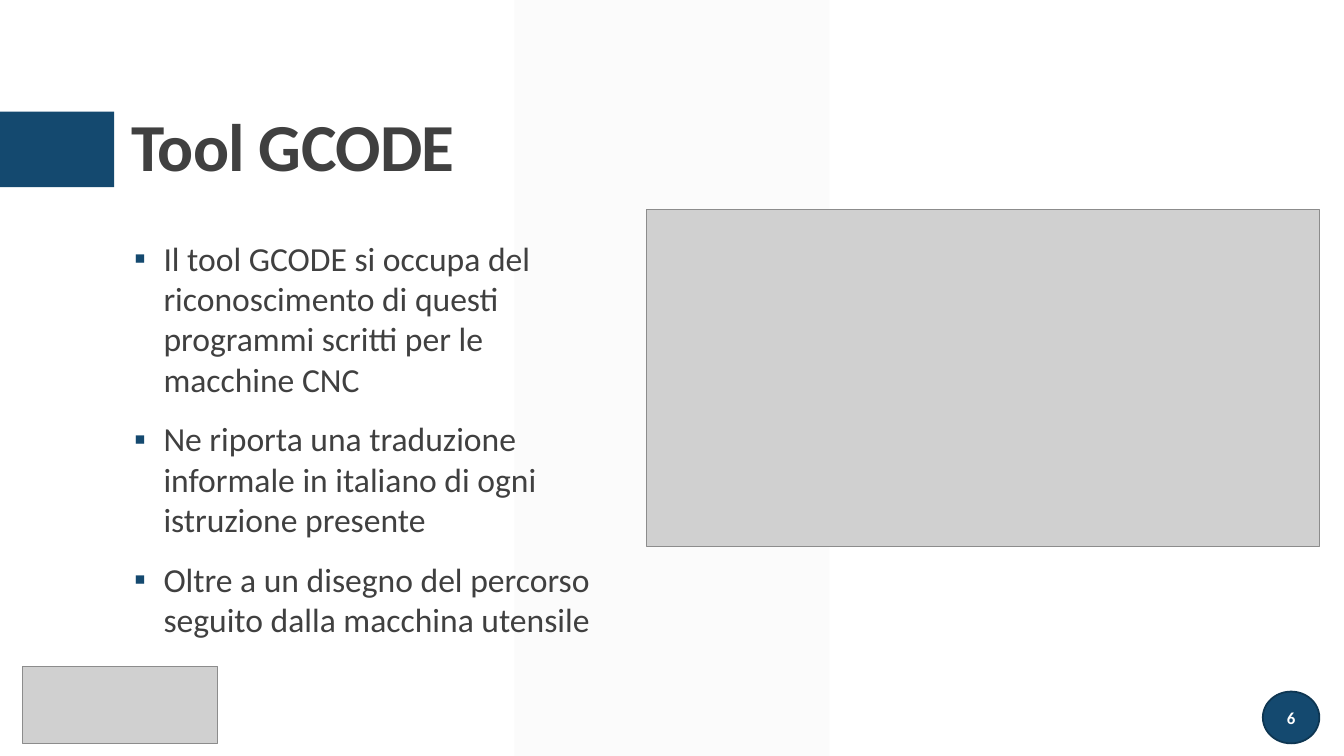
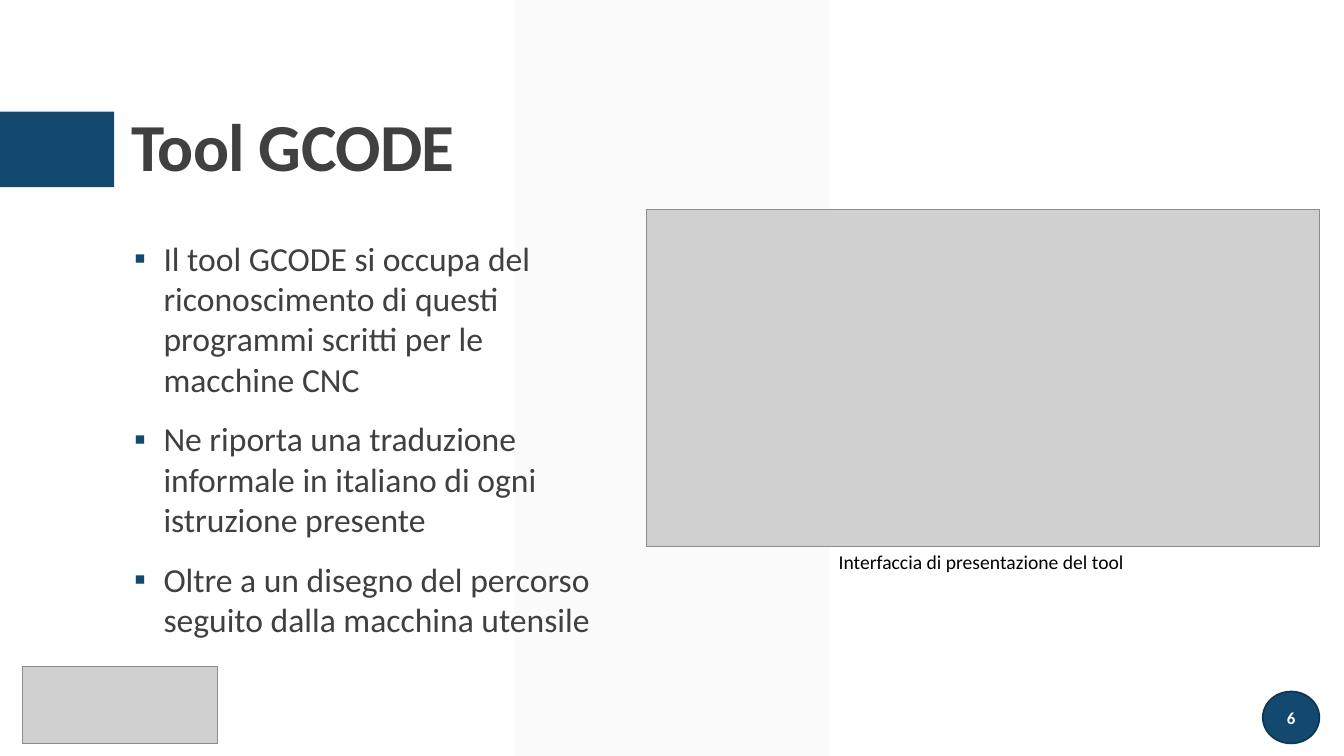
Before and after one commit to atusghen/GCODE, a slide deck: slide 6 of presentazione.pptx. Drawn at 1344x756 pixels with LibreOffice and Linux fonts; fonts in the diff are those of the drawing; grey boxes stand for pictures. Boxes give left, top, right and bottom in pixels: in the first picture for what was removed or moved away, otherwise in the second. Text is boxed around its words. In the diff, an @@ line names an element or a change of style, - is before the commit and + after.

```diff
--- a/presentazione.pptx
+++ b/presentazione.pptx
@@ text added at bbox=[839, 555, 1124, 572], 14 pt, text #000000 @@
+Interfaccia di presentazione del tool
```
Also in this commit, not shown: 4 other slides changed, 3 slides added, 6 other files.
